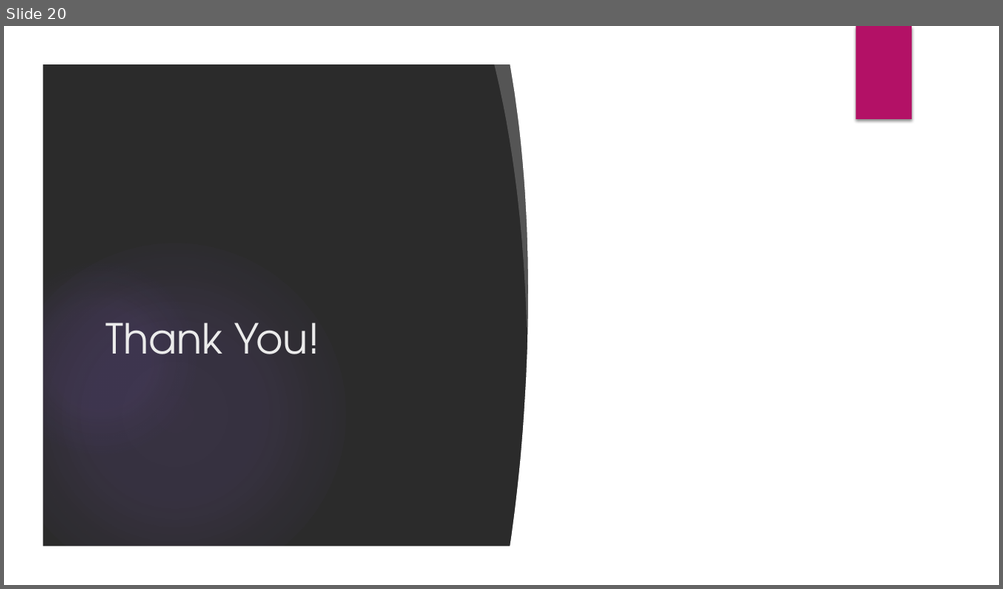
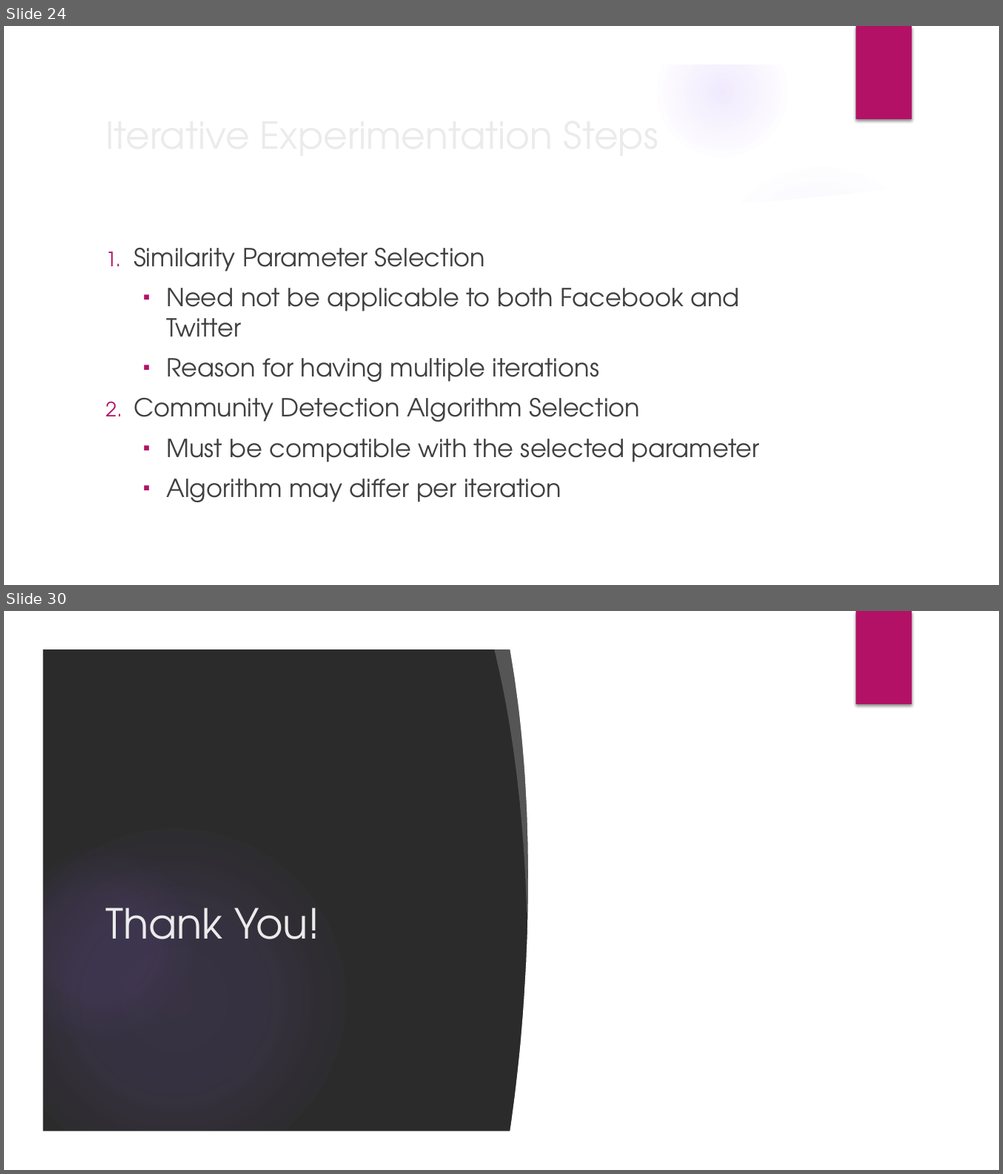
Before and after one commit to JNM-2T17/STMETRE, a slide deck: STMETRE_FernandezPobleteSanPedroTan_Presentation_v4.pptx. Shown one above the other, each under a label of ours: slide 20 before the commit, slides 24 and 30 after it; the slides between them are not shown. The pictures are 1003x589 and 1003x1174 pixels, drawn with LibreOffice and Linux fonts; fonts in the diff are those of the drawing; background and template pictures are left out; a plain dark background stands for a picture behind light text. Boxes give left, top, right and bottom in pixels: in the first picture for what was removed or moved away, otherwise in the second. Text is boxed around its words. In the diff, an @@ line names an element or a change of style, - is before the commit and + after.

```diff
--- a/STMETRE_FernandezPobleteSanPedroTan_Presentation_v4.pptx
+++ b/STMETRE_FernandezPobleteSanPedroTan_Presentation_v4.pptx
@@ slide 24 added at [4,26,999,585], background picture (left out); not listed: 6 template elements that a slide beside it also shows @@
@@ title added at [98,105,813,163], 36 pt, text #EBEBEB @@
+Iterative Experimentation Steps
@@ freeform shape added at [696,150,967,232], fill #FFFFFF at 20% opacity @@
@@ freeform shape added at [41,178,962,548], fill #FFFFFF @@
@@ ellipse added at [706,163,936,392], fill gradient #9B6BF2 @@
@@ text added at [134,247,760,503], 24 pt, text #404040 @@
+1. Similarity Parameter Selection
+  ▪ Need not be applicable to both Facebook and Twitter
+  ▪ Reason for having multiple iterations
+2. Community Detection Algorithm Selection
+  ▪ Must be compatible with the selected parameter
+  ▪ Algorithm may differ per iteration
@@ what was slide 20 is now slide 30 @@
```
Also in this commit, not shown: 4 slides changed, 9 other slides added, 9 other files.
